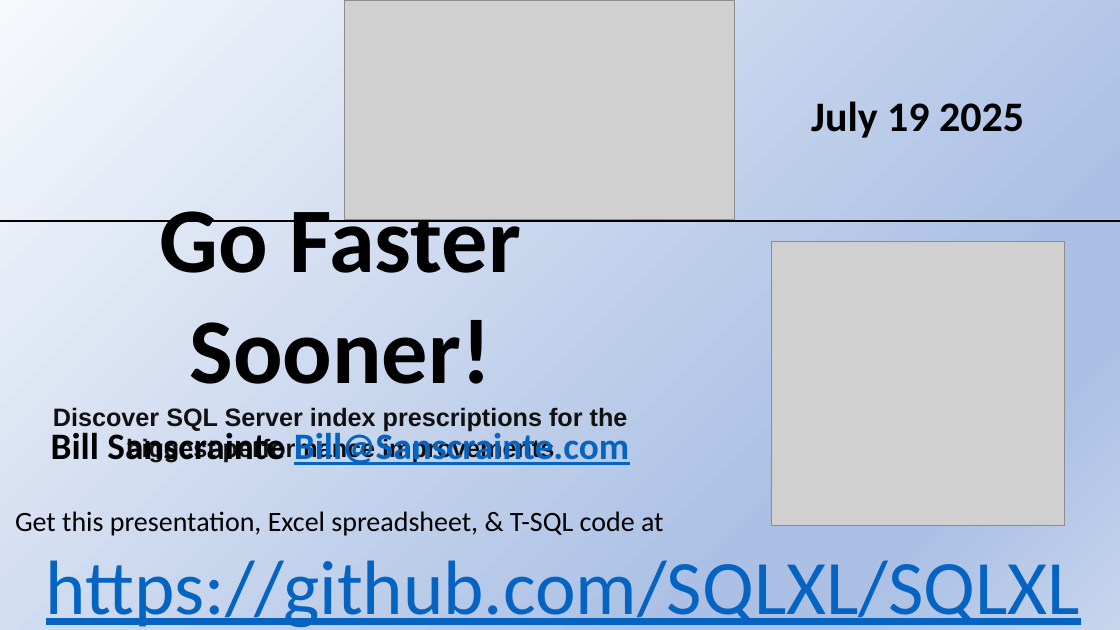
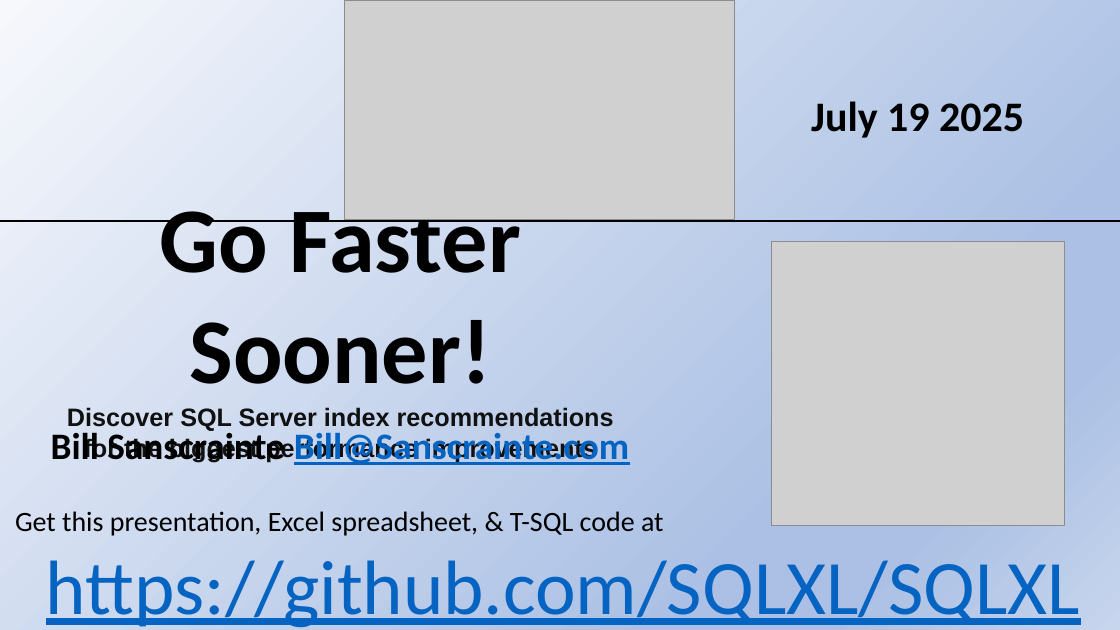
Before and after one commit to SQLXL/SQLXL, a slide deck: slide 1 of SQLXL_Index SQL Saturday South Florida 2025.pptx. Drawn at 1120x630 pixels with LibreOffice and Linux fonts; fonts in the diff are those of the drawing; grey boxes stand for pictures. Boxes give left, top, right and bottom in pixels: in the first picture for what was removed or moved away, otherwise in the second. Text is boxed around its words. In the diff, an @@ line names an element or a change of style, - is before the commit and + after.

```diff
--- a/SQLXL_Index SQL Saturday South Florida 2025.pptx
+++ b/SQLXL_Index SQL Saturday South Florida 2025.pptx
@@ title at [67,195,614,462]: text changed @@
-Go Faster Sooner!
-Discover SQL Server index prescriptions for the biggest performance improvements
+Go Faster Sooner!
+Discover SQL Server index recommendations
+for the biggest performance improvements
```
Also in this commit, not shown: 9 other slides changed, 1 slide removed, 1 other file.
